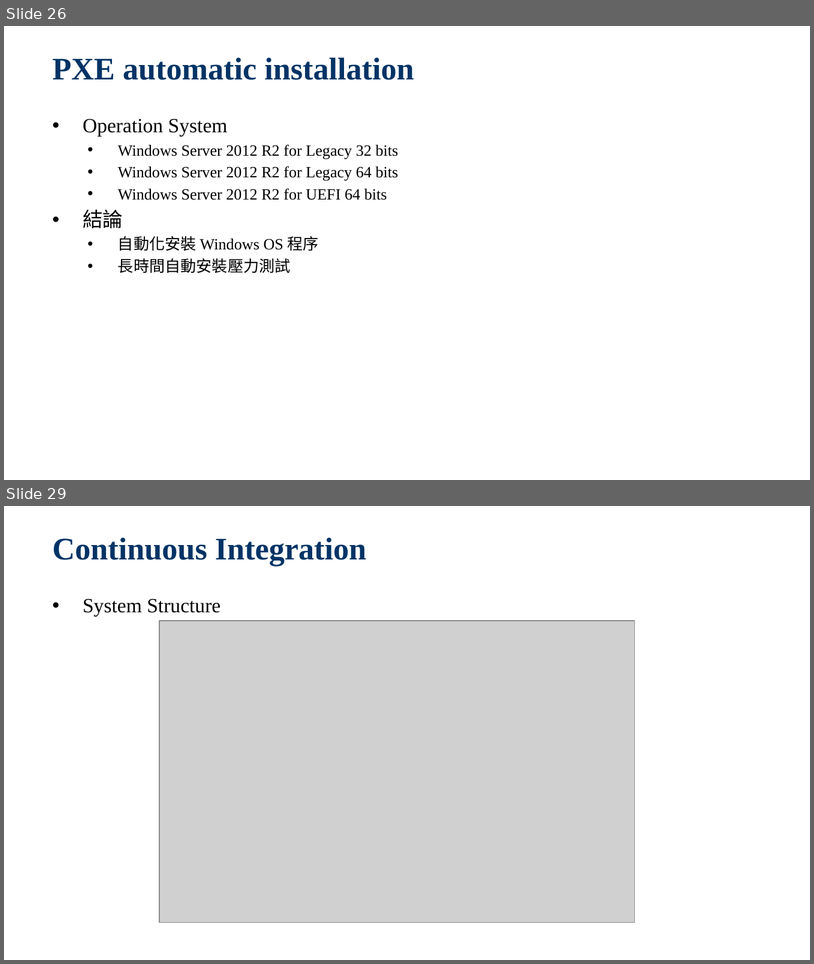
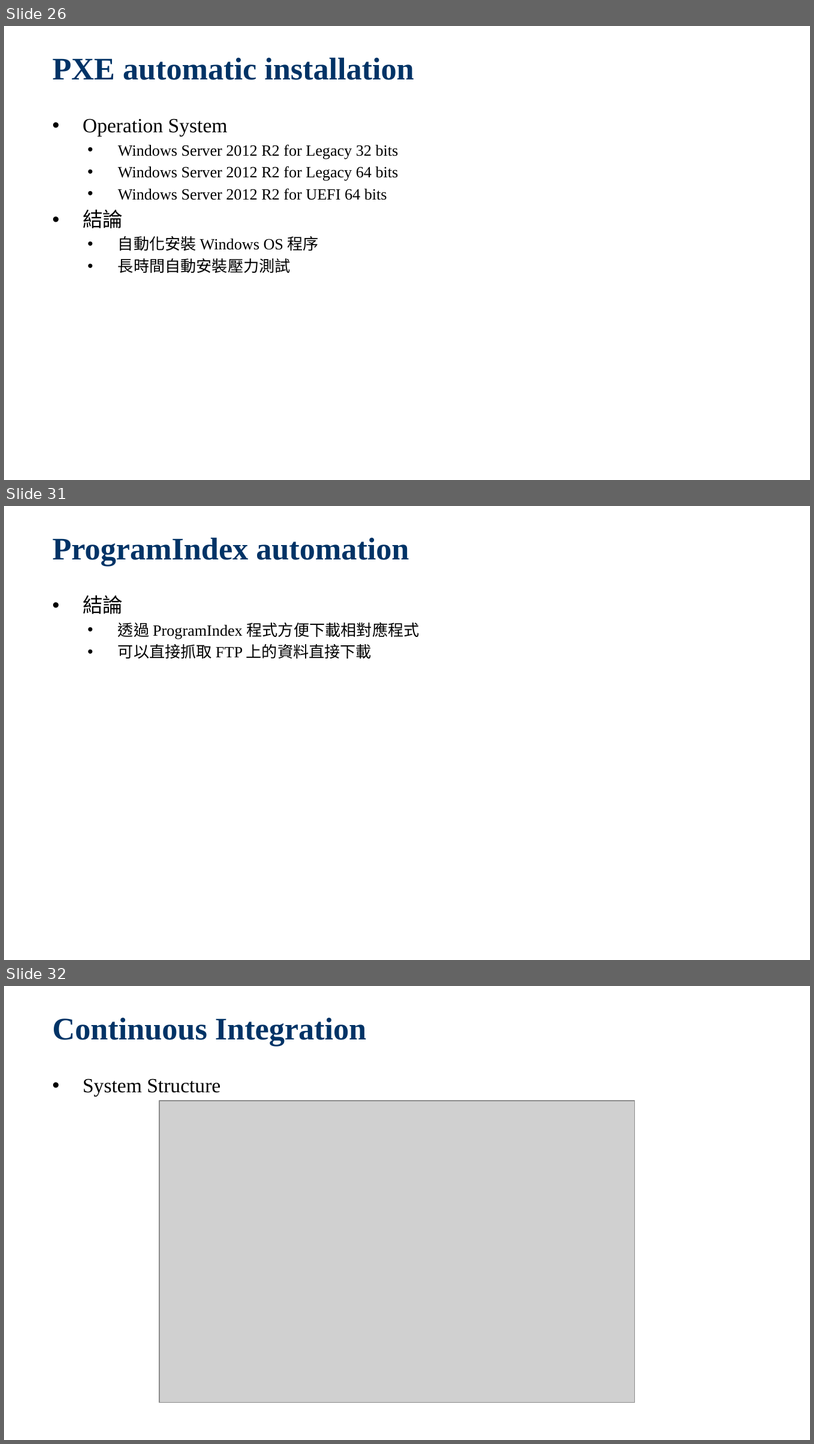
Before and after one commit to jackiejay888/automation, a slide deck: kpi/Test Automation_Demo.pptx. Shown one above the other, each under a label of ours: slides 26 and 29 before the commit, slides 26, 31 and 32 after it; the slides between them are not shown. The pictures are 814x964 and 814x1444 pixels, drawn with LibreOffice and Linux fonts; fonts in the diff are those of the drawing; grey boxes stand for pictures; background and template pictures are left out. Boxes give left, top, right and bottom in pixels: in the first picture for what was removed or moved away, otherwise in the second. Text is boxed around its words. In the diff, an @@ line names an element or a change of style, - is before the commit and + after.

```diff
--- a/kpi/Test Automation_Demo.pptx
+++ b/kpi/Test Automation_Demo.pptx
@@ slide 31 added at bbox=[4, 506, 810, 960], background picture (left out) @@
@@ title added at bbox=[53, 537, 409, 566], 28 pt, text #003366, bold @@
+ProgramIndex automation
@@ text added at bbox=[83, 595, 420, 658], 14 pt, text #000000 @@
+  • 結論
+    • 透過 ProgramIndex 程式方便下載相對應程式
+    • 可以直接抓取 FTP 上的資料直接下載
@@ what was slide 29 is now slide 32 @@
```
Also in this commit, not shown: 8 slides changed, 2 other slides added, 2 other files.
